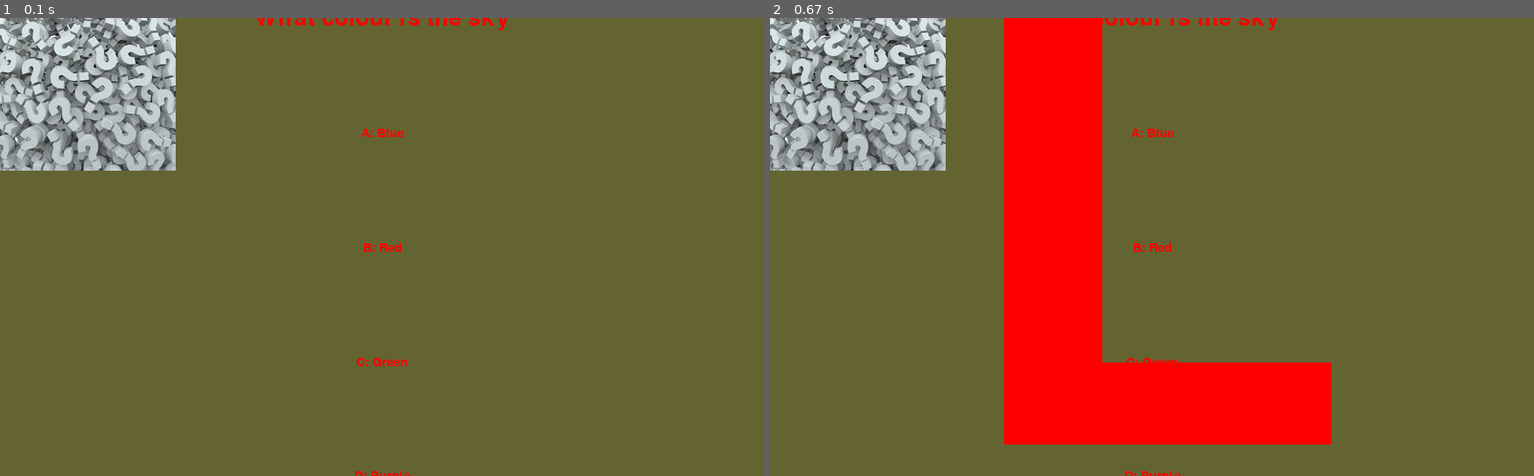
Above: before the commit, frames 1-2 (left to right).
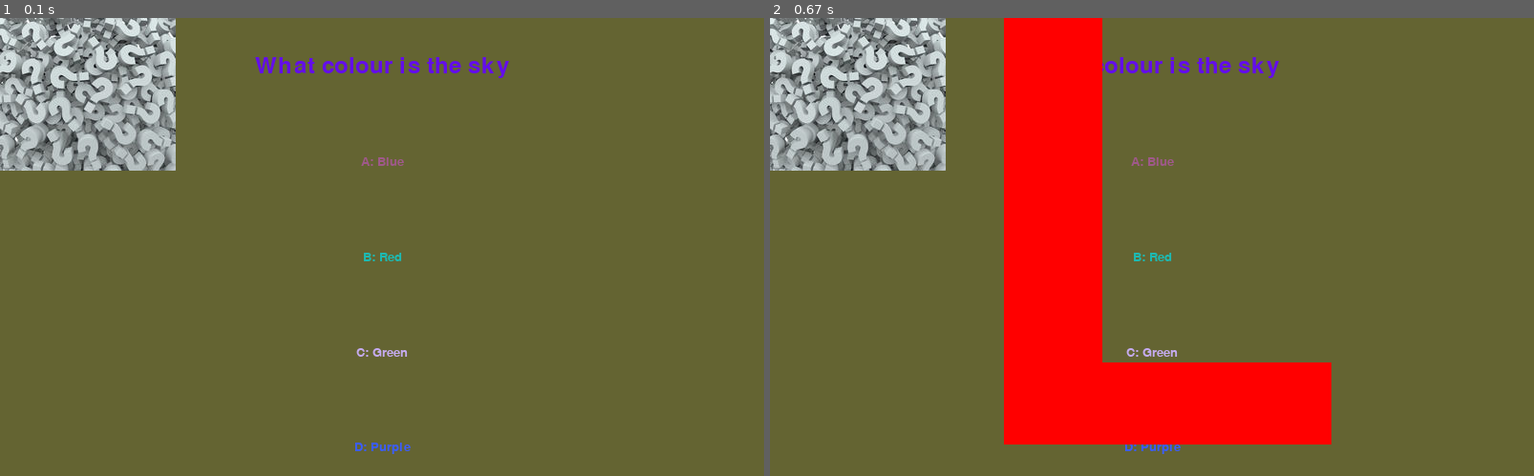
Above: after the commit, the same moments.

Repository: danielchriscarter/PiRight
Game: pygame game, started from main_code.py
Two runs of this game, one before a commit and one after it. Both use one fixed random seed, a clock stepped at 60 frames per second and the inputs below.
Inputs:
- Up to frame 1 (0.1 s): no input
- Up to frame 2 (0.67 s): hold Q from 0.33 s (still down); hold Right from 0.33 s (still down)

The runs differ from the first frame. In frame 1, 1.3% of the frame differs, in the area x 33-67%, y 0-100%; in frame 2, 1.0%.

Commit message:
Added random colours

Diff:
--- a/pygame_output.py
+++ b/pygame_output.py
@@ -2,6 +2,7 @@
 import pygame
 from pygame.locals import *
 import time
+import random
 import logic
 
 class PygameOutput(pygame.sprite.Sprite):
@@ -10,14 +11,17 @@
         pygame.init()
         self.width = width
         self.height = height
-        self.screen = pygame.display.set_mode((self.width, self.height))
+        # Remove third argument to test on non-touchscreen display
+        self.screen = pygame.display.set_mode((self.width, self.height), pygame.FULLSCREEN)
         self.quiz = quiz
+        pygame.mouse.set_visible(False)
 
     def Main(self):
         answered = False
         finished = False
         index = 0
         startTime = time.time() # To declare scope
+        colours = self.RandomiseColours(5)
 
         while 1:
             self.screen.fill((100, 100, 50))
@@ -34,19 +38,22 @@
                     sys.exit()
             if pygame.font:
                 if(finished==True):
-                    self.DisplayText("Your score is: " + str(self.quiz.questions_score),60, x=self.width/2, y=self.height/4)
-                    self.DisplayText("Total Time: " + "%.2f" % self.quiz.totalTime() + "s", 60, x=self.width/2, y=3*self.height/4)
+                    self.DisplayText("Your score is: " + str(self.quiz.questions_score),60, (255,0,0), x=self.width/2, y=self.height/4)
+                    self.DisplayText("Total Time: " + "%.2f" % self.quiz.totalTime() + "s", 60, (255,0,0), x=self.width/2, y=3*self.height/4)
 
                 elif(answered==False):
-                    self.DisplayQuestion(index)
+                    self.DisplayQuestion(index, colours)
                 else:
                     if self.quiz.questions[index].checkAnswer():
-                        self.DisplayText("Correct!", 60, x=self.width/2, y=self.height/2)
+                        self.DisplayText("Correct!", 60, (255,0,0), x=self.width/2, y=self.height/2)
                     else:
-                        self.DisplayText("Incorrect, The Corect Answer Was " + self.quiz.questions[index].printCorrectAnswer(), 30, x=self.width/2, y=self.height/2)
+                        self.DisplayText("Incorrect, The Corect Answer Was " + self.quiz.questions[index].printCorrectAnswer(), 30, (255,0,0), x=self.width/2, y=self.height/2)
 
             if event.type == KEYDOWN:
-                if event.key == K_RIGHT:
+                if event.key == K_q and pygame.key.get_mods() and KMOD_CTRL:
+                    pygame.quit()
+                    sys.exit()
+                elif event.key == K_RIGHT:
                     correctFont = pygame.font.Font(None, 1000)
                     result = correctFont.render("L", 1, (255, 0, 0))
                     textpos = result.get_rect(centerx=self.width/2, centery=self.height/2)
@@ -74,19 +81,32 @@
                         answered = False;
                         index += 1
                         startTime = time.time()
-
+                        colours = self.RandomiseColours(5)
 
             pygame.display.update()
 
-    def DisplayText(self,text, size, x=0, y=0):
+    def DisplayText(self,text, size, colour, x=0, y=0):
         font = pygame.font.Font(None, size)
-        text = font.render(text, 1, (255, 0, 0))
+        text = font.render(text, 1, (colour))
         textpos = text.get_rect(centerx=x, centery=y)
         self.screen.blit(text, textpos)
 
-    def DisplayQuestion(self,index):
-        self.DisplayText(self.quiz.questions[index].text,36,x=self.width/2)
-        self.DisplayText("A: " + self.quiz.questions[index].choices['a'],20,x=self.width/2, y=self.height/4)
-        self.DisplayText("B: " + self.quiz.questions[index].choices['b'],20,x=self.width/2, y=self.height/2)
-        self.DisplayText("C: " + self.quiz.questions[index].choices['c'],20,x=self.width/2, y=3*self.height/4)
-        self.DisplayText("D: " + self.quiz.questions[index].choices['d'],20,x=self.width/2, y=self.height)
+    def DisplayQuestion(self,index, colours):
+        self.DisplayText(self.quiz.questions[index].text,36, colours[0] ,x=self.width/2, y= 50)
+        self.DisplayText("A: " + self.quiz.questions[index].choices['a'], 20, colours[1],x=self.width/2, y=150)
+        self.DisplayText("B: " + self.quiz.questions[index].choices['b'], 20, colours[2],x=self.width/2, y=250)
+        self.DisplayText("C: " + self.quiz.questions[index].choices['c'], 20, colours[3],x=self.width/2, y=350)
+        self.DisplayText("D: " + self.quiz.questions[index].choices['d'], 20, colours[4],x=self.width/2, y=450)
+
+    def RandomiseColours(self, number):
+        colours = []
+        for i in range(0, number):
+            a = 0
+            b = 0
+            c = 0
+            while(a<150 and b<150 and c<150):
+                a = random.randint(0,255)
+                b = random.randint(0,255)
+                c = random.randint(0,255)
+            colours.append((a, b, c))
+        return colours
Not shown, added: dependencies~
